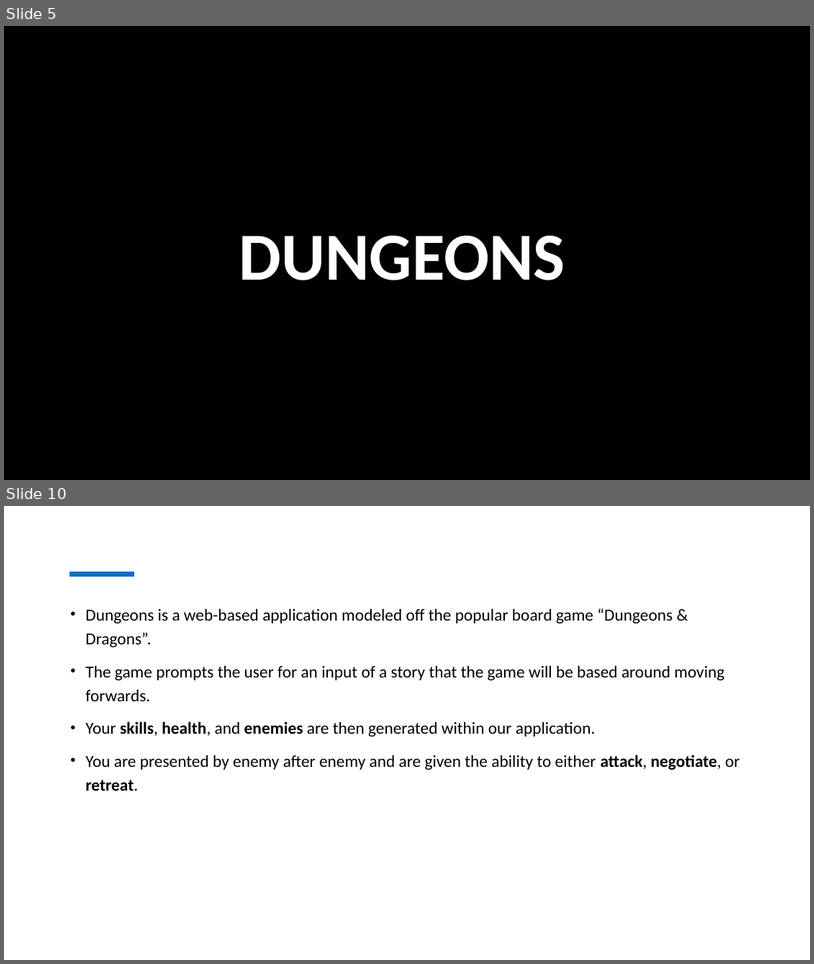
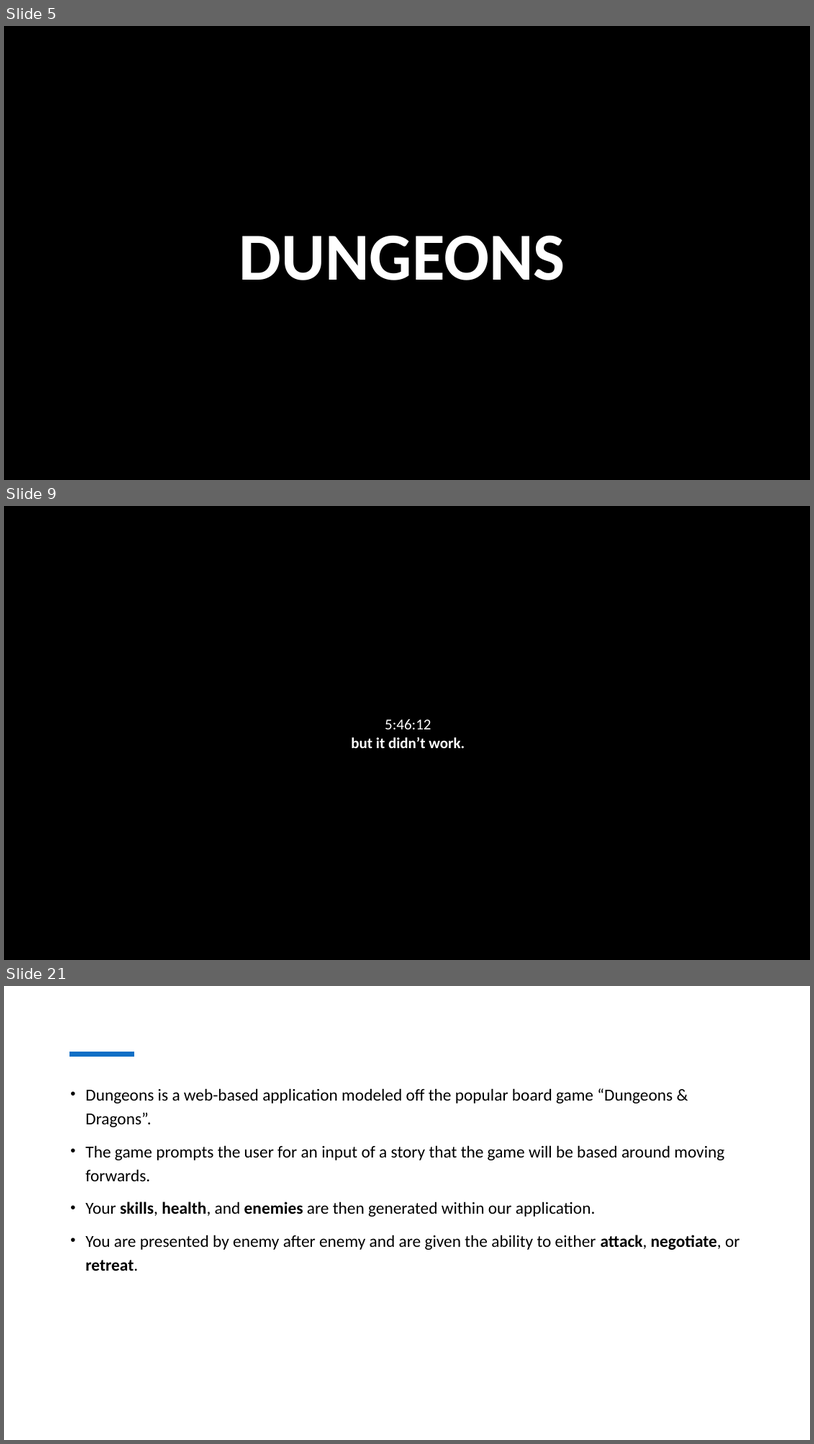
Before and after one commit to corbinmgraham/dungeons, a slide deck: Presentation.pptx. Shown one above the other, each under a label of ours: slides 5 and 10 before the commit, slides 5, 9 and 21 after it; the slides between them are not shown. The pictures are 814x964 and 814x1444 pixels, drawn with LibreOffice and Linux fonts; fonts in the diff are those of the drawing. Boxes give left, top, right and bottom in pixels: in the first picture for what was removed or moved away, otherwise in the second. Text is boxed around its words. In the diff, an @@ line names an element or a change of style, - is before the commit and + after.

```diff
--- a/Presentation.pptx
+++ b/Presentation.pptx
@@ slide 9 added at (x1=4, y1=506, x2=810, y2=960), background #FFFFFF @@
@@ rectangle added at (x1=4, y1=506, x2=810, y2=960), fill #000000, 18 pt, text #FFFFFF, bold @@
+5:46:12
+but it didn’t work.
@@ what was slide 10 is now slide 21 @@
```
Also in this commit, not shown: 4 slides changed, 11 other slides added, 1 slide removed.
